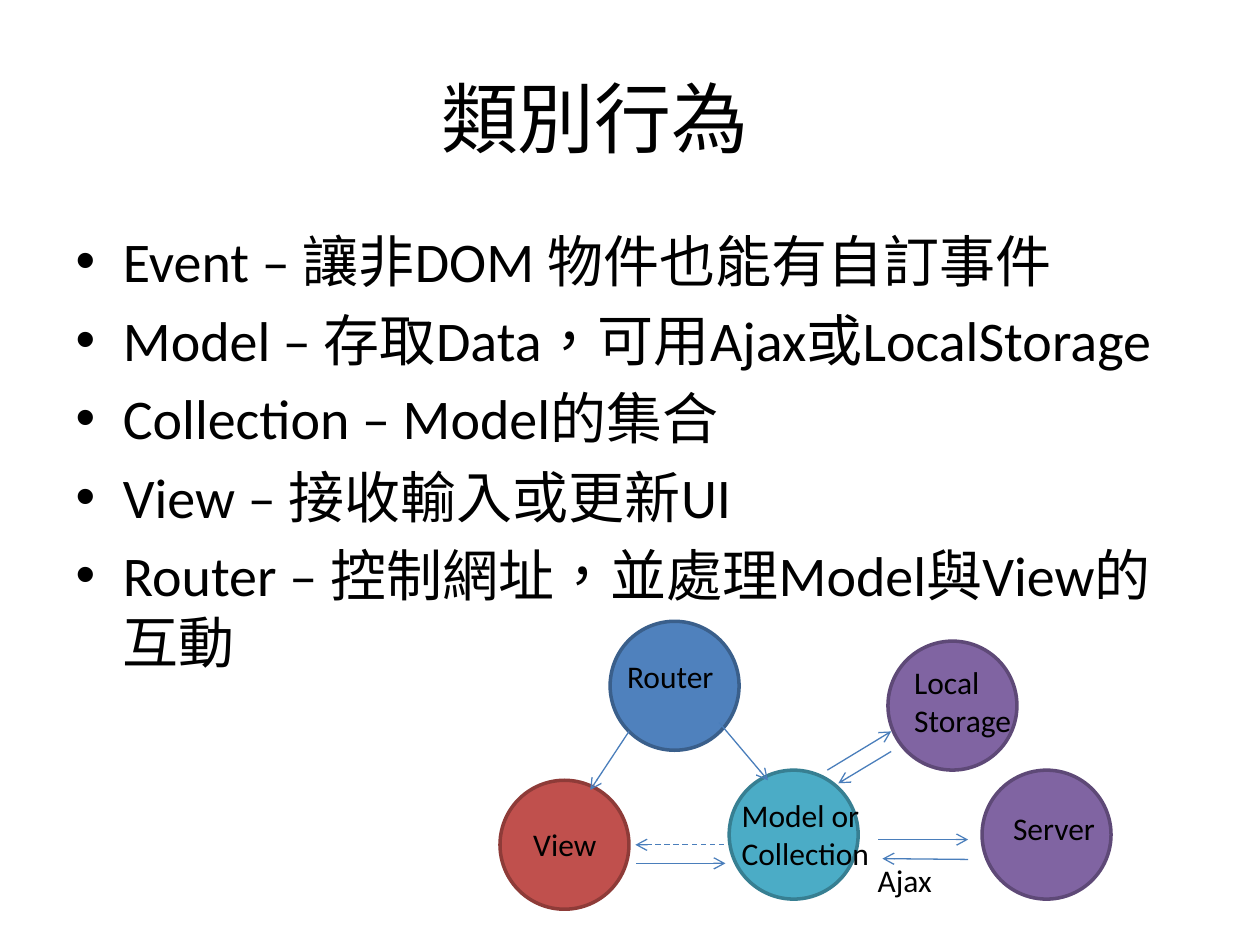
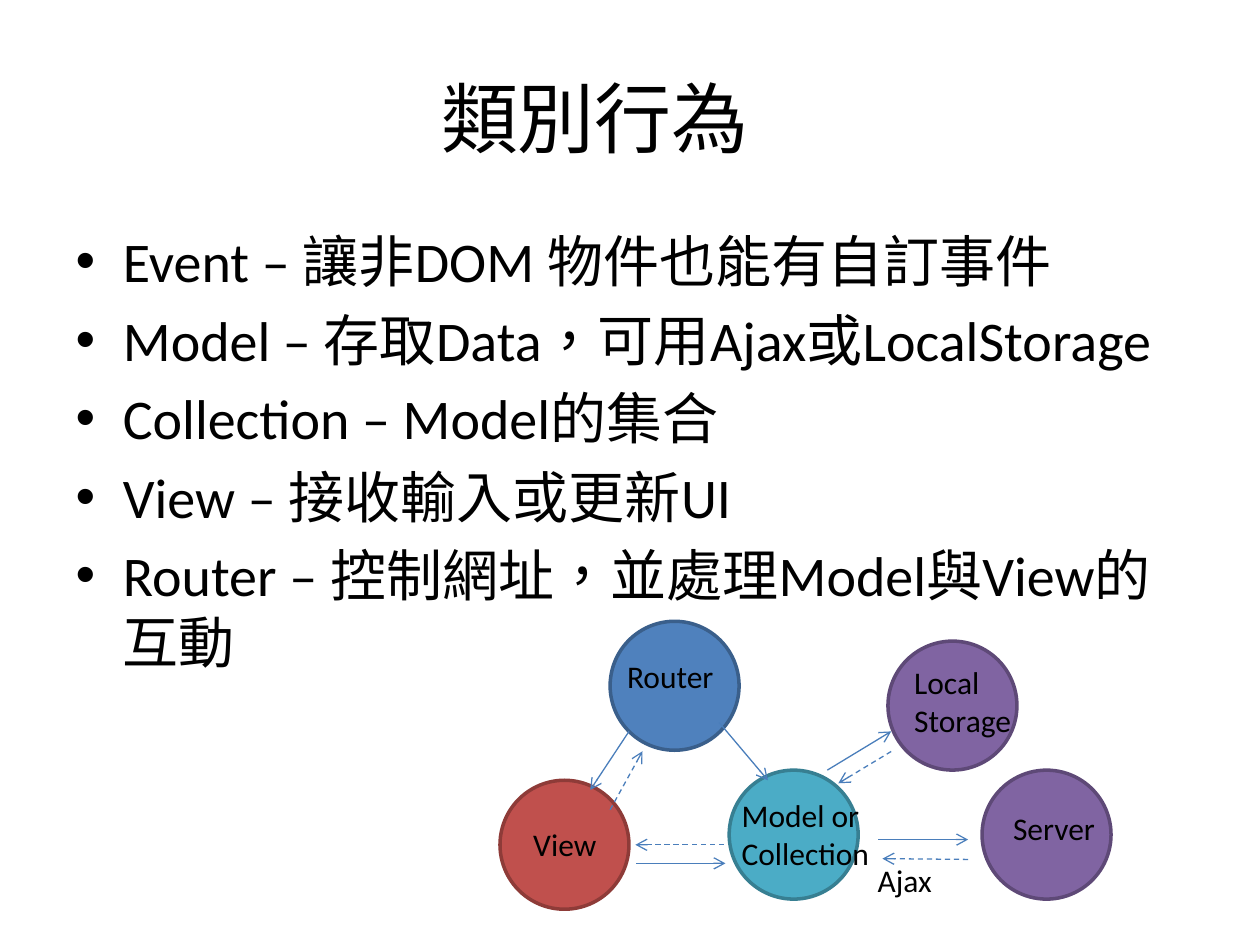
Before and after one commit to ggonzalez/caaweb, a slide deck: slide 4 of pages/backbone/新增 Microsoft PowerPoint 簡報.pptx. Drawn at 1260x945 pixels with LibreOffice and Linux fonts; fonts in the diff are those of the drawing. Boxes give left, top, right and bottom in pixels: in the first picture for what was removed or moved away, otherwise in the second. Text is boxed around its words. In the diff, an @@ line names an element or a change of style, - is before the commit and + after.

```diff
--- a/pages/backbone/新增 Microsoft PowerPoint 簡報.pptx
+++ b/pages/backbone/新增 Microsoft PowerPoint 簡報.pptx
@@ arrow added from (610, 810) to (643, 751), #4B7EBC 0.75 pt dashed @@
@@ arrow (891, 751) - (838, 784): stroke #4B7EBC 0.75 pt to #4B7EBC 0.75 pt dashed @@
@@ arrow (968, 859) - (882, 858): stroke #4B7EBC 0.75 pt to #4B7EBC 0.75 pt dashed @@
```
Also in this commit, not shown: 1 other file.
